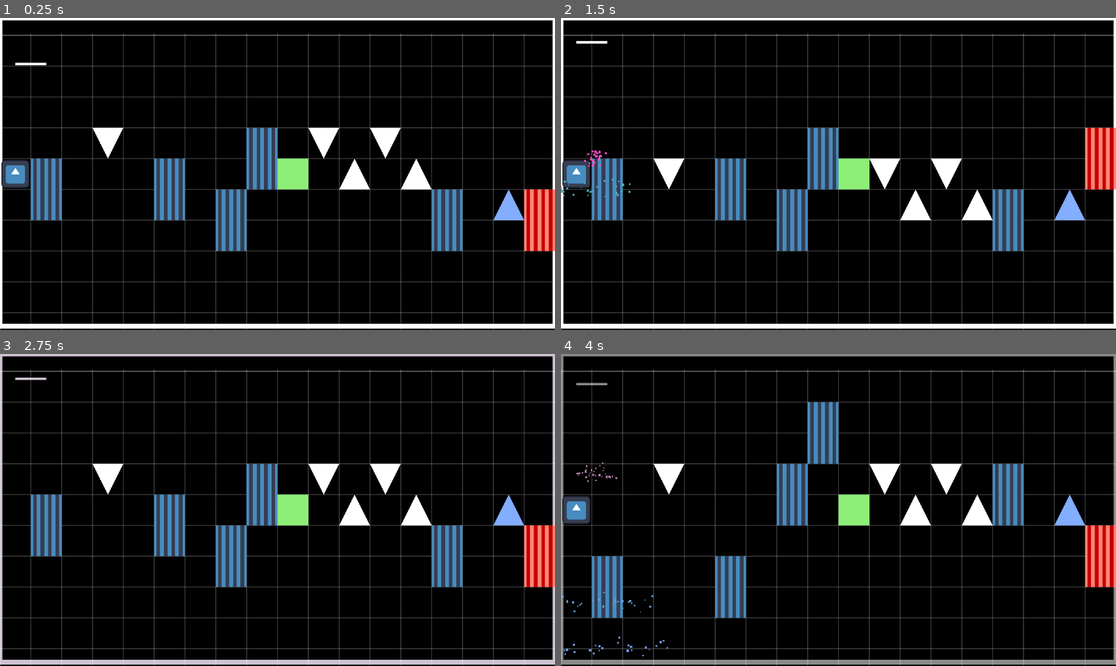
Above: before the commit, frames 1-4 (two rows, left to right).
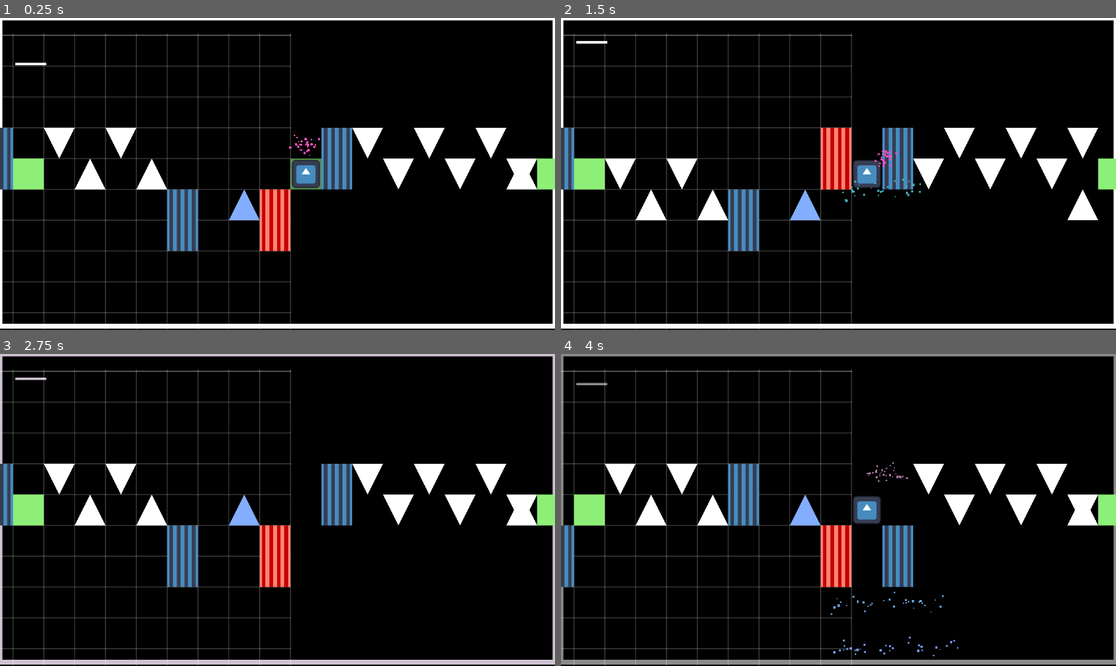
Above: after the commit, the same moments.

Repository: pradoh97/square-jam
Game: Godot game, scene res://levels/test_level.tscn
Two runs of this game, one before a commit and one after it. Both use one fixed random seed, a clock stepped at 60 frames per second and the inputs below. The engine's default icon, where the game draws it, is replaced by a stand-in: a white triangle on a blue panel in a dark square.
Inputs:
- Up to frame 1 (0.25 s): no input
- Up to frame 2 (1.5 s): tap D (move) at 0.6, 1.35 s
- Up to frame 3 (2.75 s): tap D (move) at 2.1 s
- Up to frame 4 (4 s): tap D (move) at 2.85, 3.6 s

The runs differ from the first frame. In frame 1, 21% of the frame differs, in the area x 0-100%, y 4-100%; in frame 2, 19%; in frame 3, 20%; in frame 4, 22%.

Commit message:
Added traps

Diff:
--- a/levels/test_level.tscn
+++ b/levels/test_level.tscn
@@ -35,8 +35,11 @@
 [node name="CheckPoint2" parent="CheckPoints" instance=ExtResource("10_4n8tn")]
 position = Vector2(608, -32)
 
+[node name="CheckPoint3" parent="CheckPoints" instance=ExtResource("10_4n8tn")]
+position = Vector2(1120, -32)
+
 [node name="Player" parent="." instance=ExtResource("1_46lwt")]
-position = Vector2(-544, -32)
+position = Vector2(608, -32)
 
 [node name="Blacks" type="Timer" parent="."]
 autostart = true
@@ -71,7 +74,6 @@
 [node name="Wall2" parent="Hazards" instance=ExtResource("7_4n8tn")]
 rotation = 3.1415927
 active = true
-downwards_movement = true
 
 [node name="Wall4" parent="Hazards" instance=ExtResource("7_4n8tn")]
 position = Vector2(320, 0)
@@ -88,6 +90,49 @@
 position = Vector2(128, -128)
 rotation = 3.1415927
 downwards_movement = true
+
+[node name="Wall5" parent="Hazards" instance=ExtResource("7_4n8tn")]
+position = Vector2(704, 0)
+rotation = 3.1415927
+active = true
+
+[node name="Spike6" parent="Hazards" instance=ExtResource("7_ly3hx")]
+position = Vector2(768, -128)
+rotation = 3.1415927
+downwards_movement = true
+
+[node name="Spike7" parent="Hazards" instance=ExtResource("7_ly3hx")]
+position = Vector2(832, -64)
+rotation = 3.1415927
+active = true
+downwards_movement = true
+
+[node name="Spike8" parent="Hazards" instance=ExtResource("7_ly3hx")]
+position = Vector2(896, -128)
+rotation = 3.1415927
+downwards_movement = true
+
+[node name="Spike9" parent="Hazards" instance=ExtResource("7_ly3hx")]
+position = Vector2(960, -64)
+rotation = 3.1415927
+active = true
+downwards_movement = true
+
+[node name="Spike10" parent="Hazards" instance=ExtResource("7_ly3hx")]
+position = Vector2(1024, -128)
+rotation = 3.1415927
+downwards_movement = true
+
+[node name="Spike11" parent="Hazards" instance=ExtResource("7_ly3hx")]
+position = Vector2(1088, -64)
+rotation = 3.1415927
+active = true
+downwards_movement = true
+
+[node name="Spike12" parent="Hazards" instance=ExtResource("7_ly3hx")]
+position = Vector2(1024, 0)
+rotation = 6.2831855
+active = true
 
 [node name="Spike5" parent="Hazards" instance=ExtResource("7_ly3hx")]
 position = Vector2(-320, -128)
